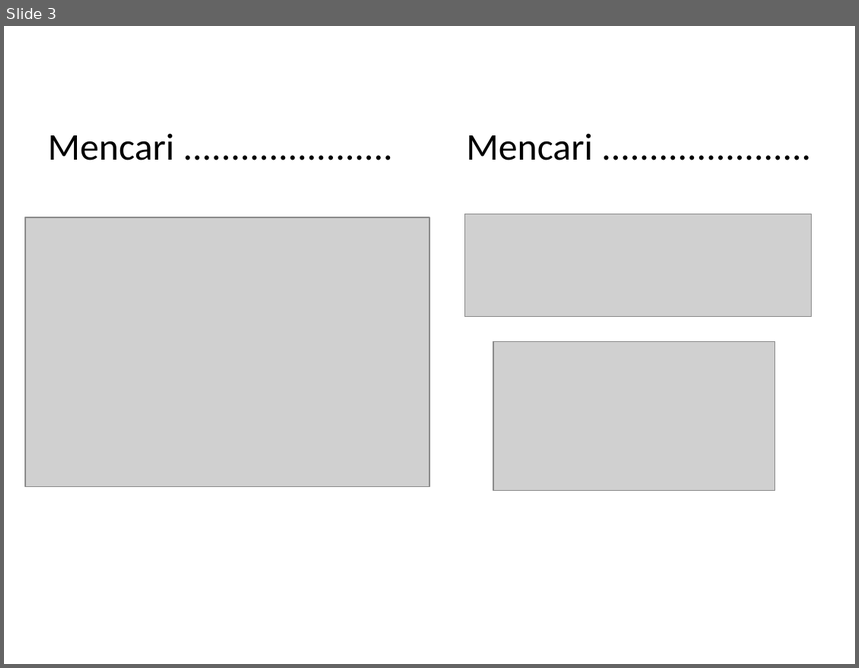
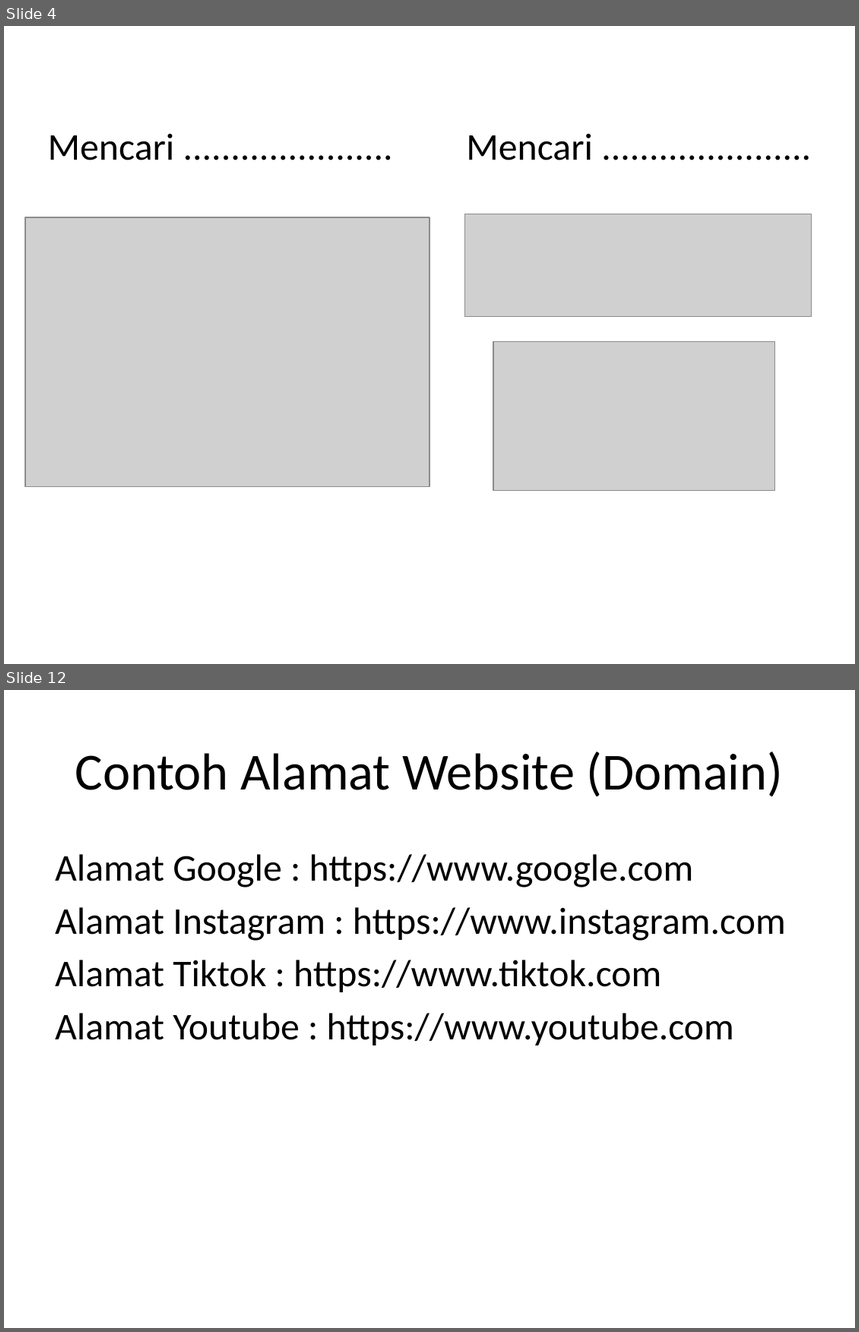
Before and after one commit to ilham513/Materi-Pelajaran-Informatika-SMP-PGRI-Rawlumbu, a slide deck: Kelas 9/Bab 1.1 - Browser.pptx. Shown one above the other, each under a label of ours: slide 3 before the commit, slides 4 and 12 after it; the slides between them are not shown. The pictures are 859x668 and 859x1332 pixels, drawn with LibreOffice and Linux fonts; fonts in the diff are those of the drawing; grey boxes stand for pictures; background and template pictures are left out. Boxes give left, top, right and bottom in pixels: in the first picture for what was removed or moved away, otherwise in the second. Text is boxed around its words. In the diff, an @@ line names an element or a change of style, - is before the commit and + after.

```diff
--- a/Kelas 9/Bab 1.1 - Browser.pptx
+++ b/Kelas 9/Bab 1.1 - Browser.pptx
@@ slide 12 added at [4, 690, 855, 1328], background picture (left out) @@
@@ title added at [75, 752, 784, 797], 44 pt, text #000000 @@
+Contoh Alamat Website (Domain)
@@ text added at [55, 854, 786, 1046], 32 pt, text #000000 @@
+Alamat Google : https://www.google.com
+Alamat Instagram : https://www.instagram.com
+Alamat Tiktok : https://www.tiktok.com
+Alamat Youtube : https://www.youtube.com
@@ what was slide 3 is now slide 4 @@
```
Also in this commit, not shown: 5 slides changed, 6 other slides added, 12 other files.
